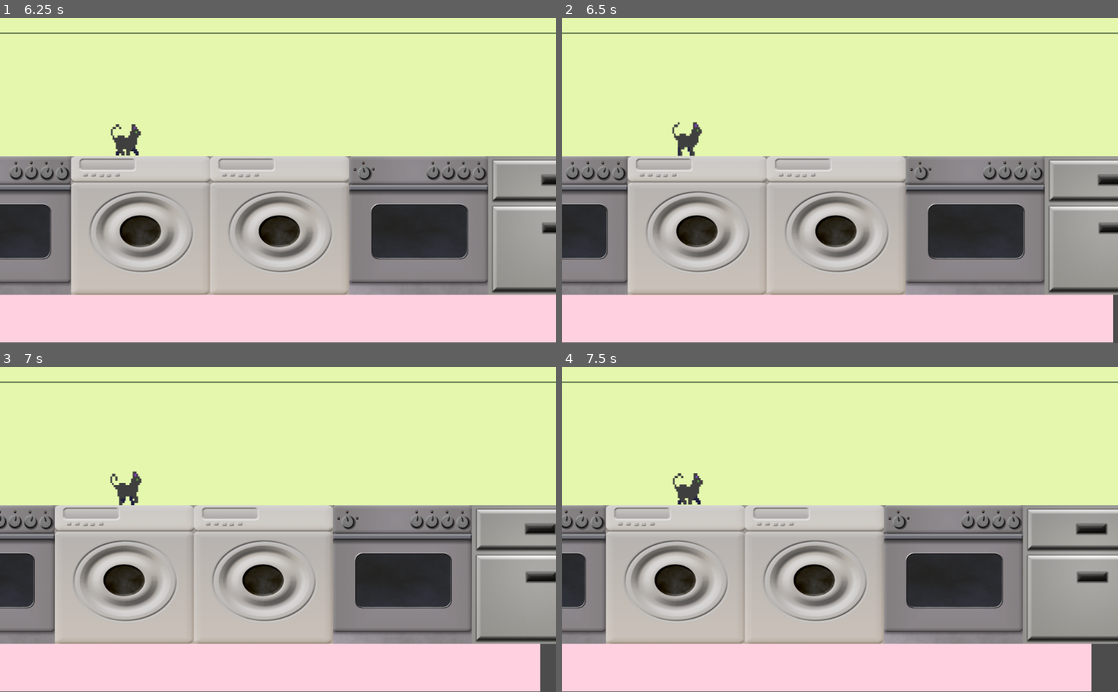
Above: before the commit, frames 1-4 (two rows, left to right).
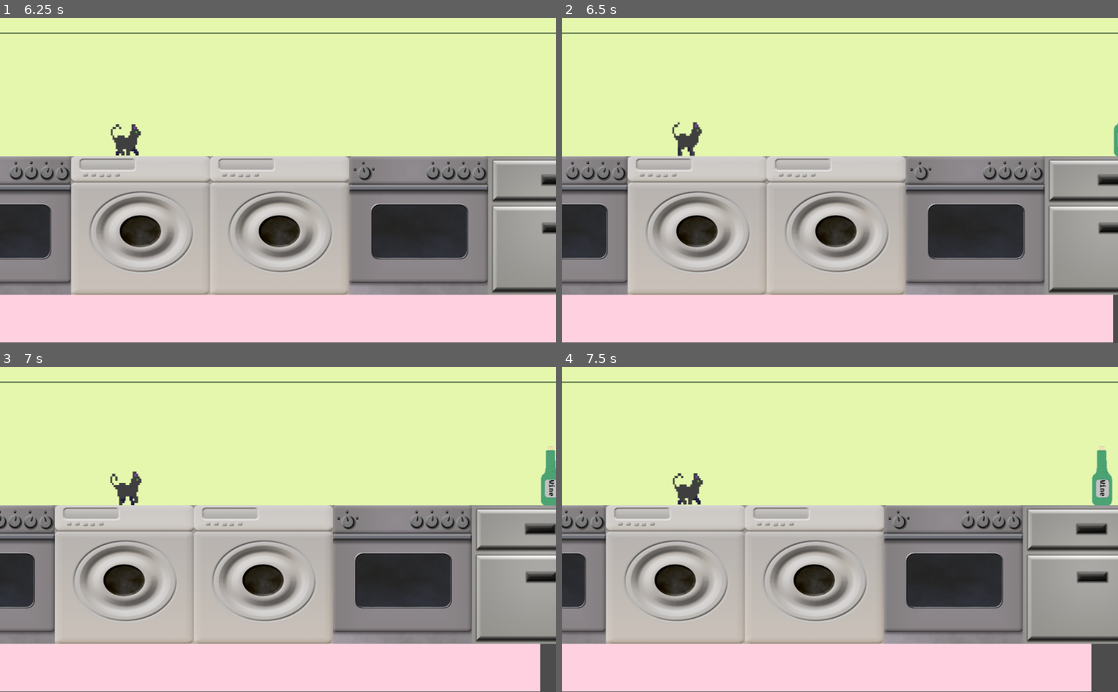
Above: after the commit, the same moments.

Repository: winnerbyhabit/bifigamejam18
Game: Godot game, scene res://Menu.tscn
The game is run twice, just before and just after one commit, with the same random seed, the same clock (stepped at 60 frames per second) and the same inputs.
Inputs:
- Up to frame 1 (6.25 s): click "Spiel starten" at 0.5 s; hold Right (player_right) 1.28-2.03 s; hold Space (player_hit) 1.28-2.03 s; hold Left (player_left) 2.03-2.78 s; tap Space (player_hit) at 2.1, 3.6, 5.1 s; hold Space (player_hit) 2.78-3.53 s; hold Right (player_right) 2.78-4.28 s; hold Space (player_hit) 4.28-5.03 s; hold Left (player_left) from 4.28 s (still down); hold Space (player_hit) from 5.78 s (still down)
- Up to frame 2 (6.5 s): keep holding Left (player_left); keep holding Space (player_hit)
- Up to frame 3 (7 s): release Left (player_left) at 6.53 s; release Space (player_hit) at 6.53 s; hold Right (player_right) from 6.53 s (still down); tap Space (player_hit) at 6.6 s
- Up to frame 4 (7.5 s): keep holding Right (player_right); hold Space (player_hit) from 7.28 s (still down)

Frame 1 is identical in both runs. In frame 2, less than 0.1% of the frame differs, in the area x 99-100%, y 32-43%; in frame 3, 0.4%; in frame 4, 0.5%, in the area x 95-99%, y 24-43%.

Commit message:
Improve bottle spawing

Diff:
--- a/Level.gd
+++ b/Level.gd
@@ -2,10 +2,13 @@
 
 onready var old_player_pos = $Player.position
 
+# initialize variables; do not change
 var bottle_timer = 0
-var bottle_space = 3
+var bottle_space = 1
 
-export var spawn_speed_multiplier = 1.0
+export var bottle_frequency = 1.0
+# change this value to set distance between bottles
+# higher frequency == more bottles
 
 func _ready():
 	# Called every time the node is added to the scene.
@@ -30,7 +33,7 @@
 	if bottle_timer >= bottle_space:
 		# RNG
 		var r = randi() % 5
-		bottle_space = rand_range(2,4) * spawn_speed_multiplier
+		bottle_space = rand_range(1, 1 + 5 / bottle_frequency)
 		# TODO Wahrscheinlichkeitsverteilung aendern
 		# spawn bottle
 		var bottle_scene
--- a/Level.tscn
+++ b/Level.tscn
@@ -11,7 +11,7 @@
 [node name="Level" type="Node" index="0"]
 
 script = ExtResource( 1 )
-spawn_speed_multiplier = 1.0
+bottle_frequency = 1.0
 
 [node name="bg" type="Sprite" parent="." index="0"]
 
